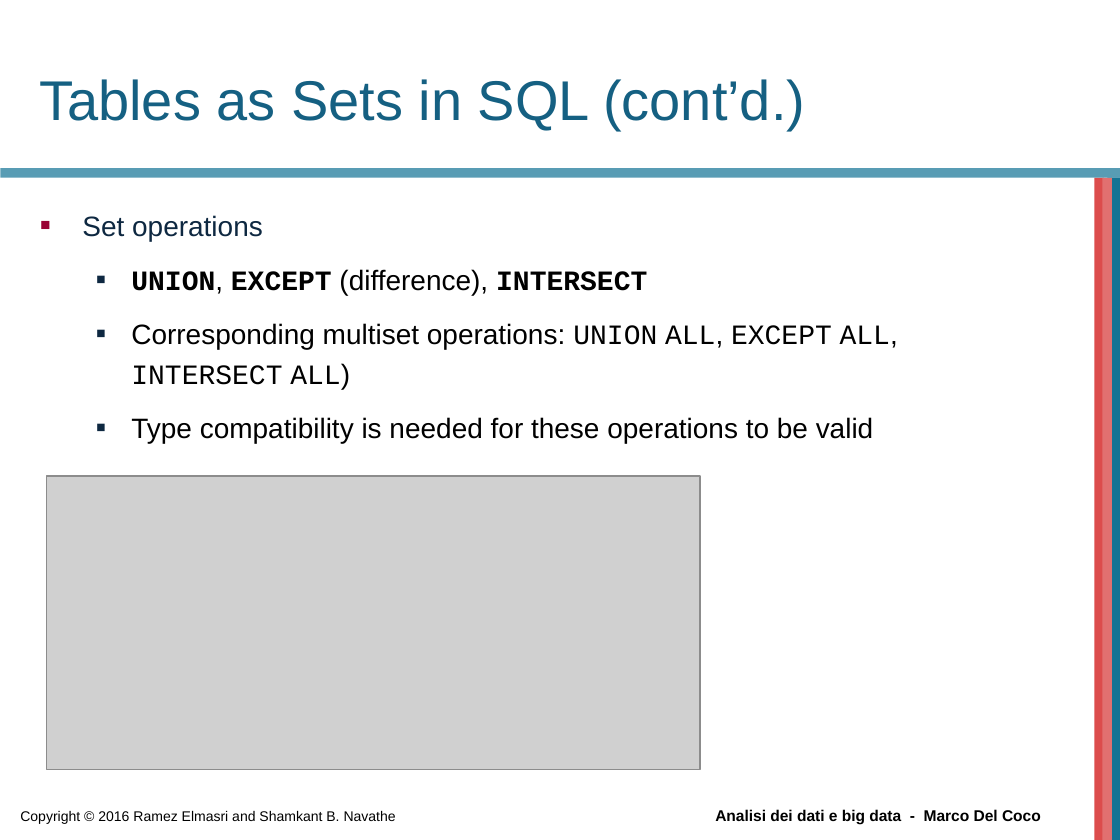
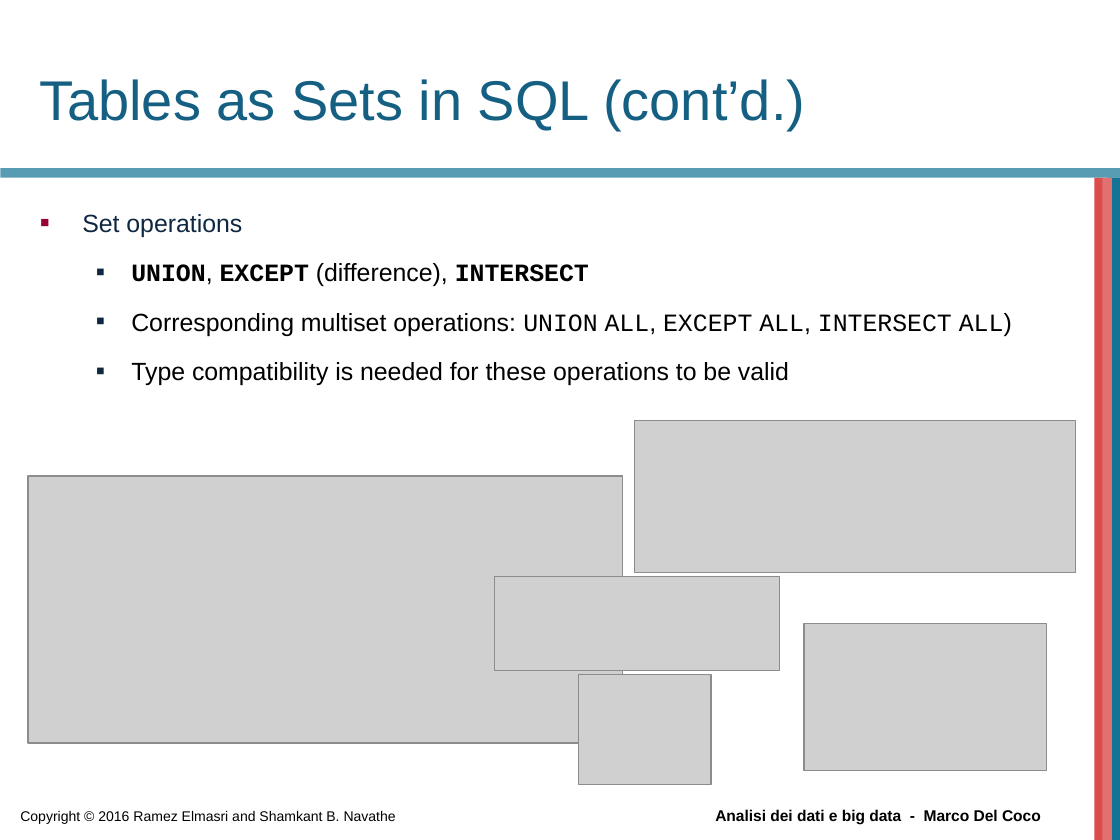
Before and after one commit to beppe2hd/AnalisiDati_BigData, a slide deck: slide 37 of materials/Chapter06.ppt. Drawn at 1120x840 pixels with LibreOffice and Linux fonts; fonts in the diff are those of the drawing; grey boxes stand for pictures; background and template pictures are left out. Boxes give left, top, right and bottom in pixels: in the first picture for what was removed or moved away, otherwise in the second. Text is boxed around its words. In the diff, an @@ line names an element or a change of style, - is before the commit and + after.

```diff
--- a/materials/Chapter06.ppt
+++ b/materials/Chapter06.ppt
@@ text "Set operations" at (82, 214, 1012, 385): size 18 to 16 pt @@
@@ picture added at (635, 421, 1076, 573) @@
@@ picture: place and size @@
-picture at (47, 476, 700, 769)
+picture at (28, 476, 623, 743)
@@ picture added at (495, 576, 780, 671) @@
@@ picture added at (804, 624, 1047, 771) @@
@@ picture added at (579, 674, 711, 784) @@
```
Also in this commit, not shown: 3 other slides changed, 16 slides added, 1 slide removed, 2 other files.
